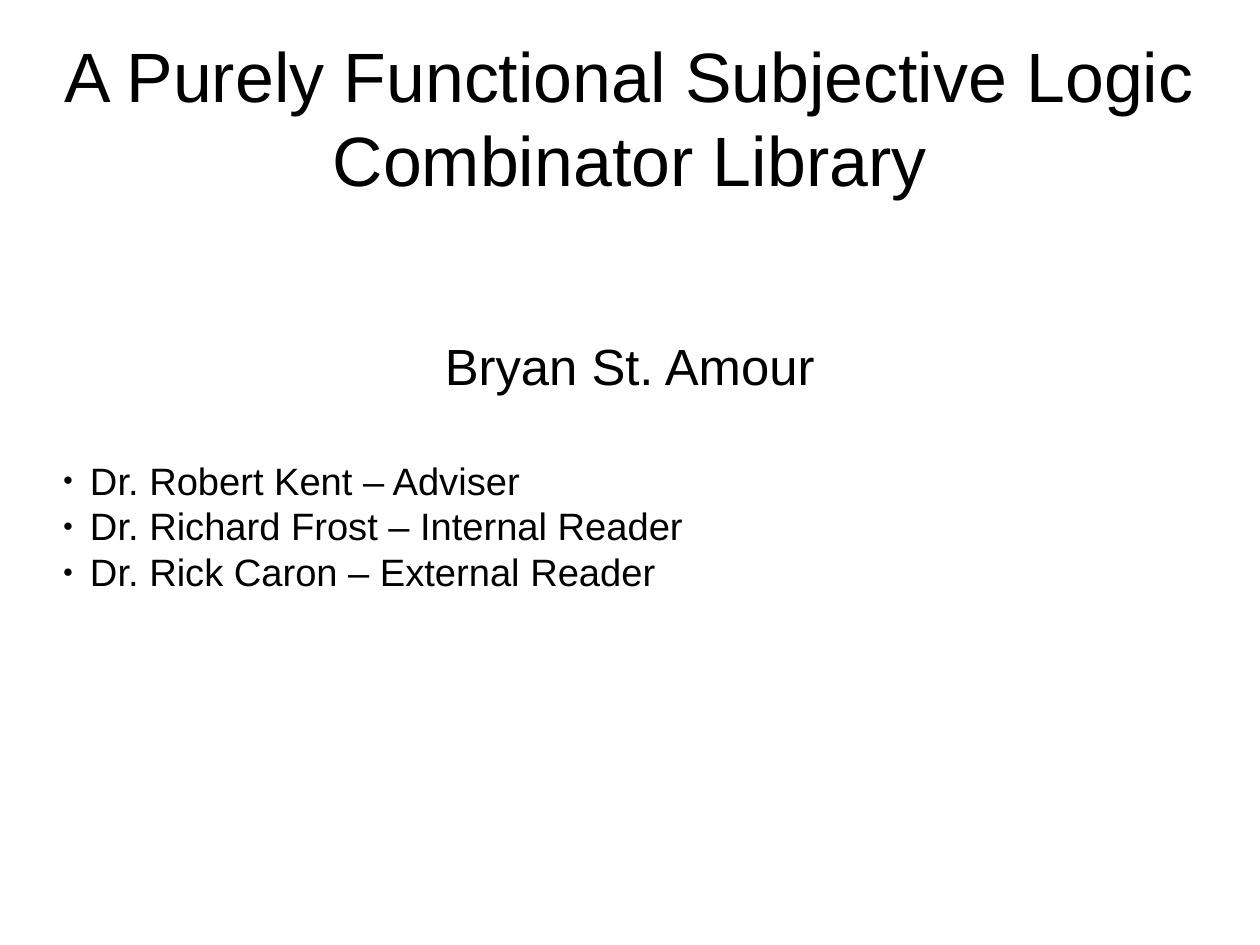
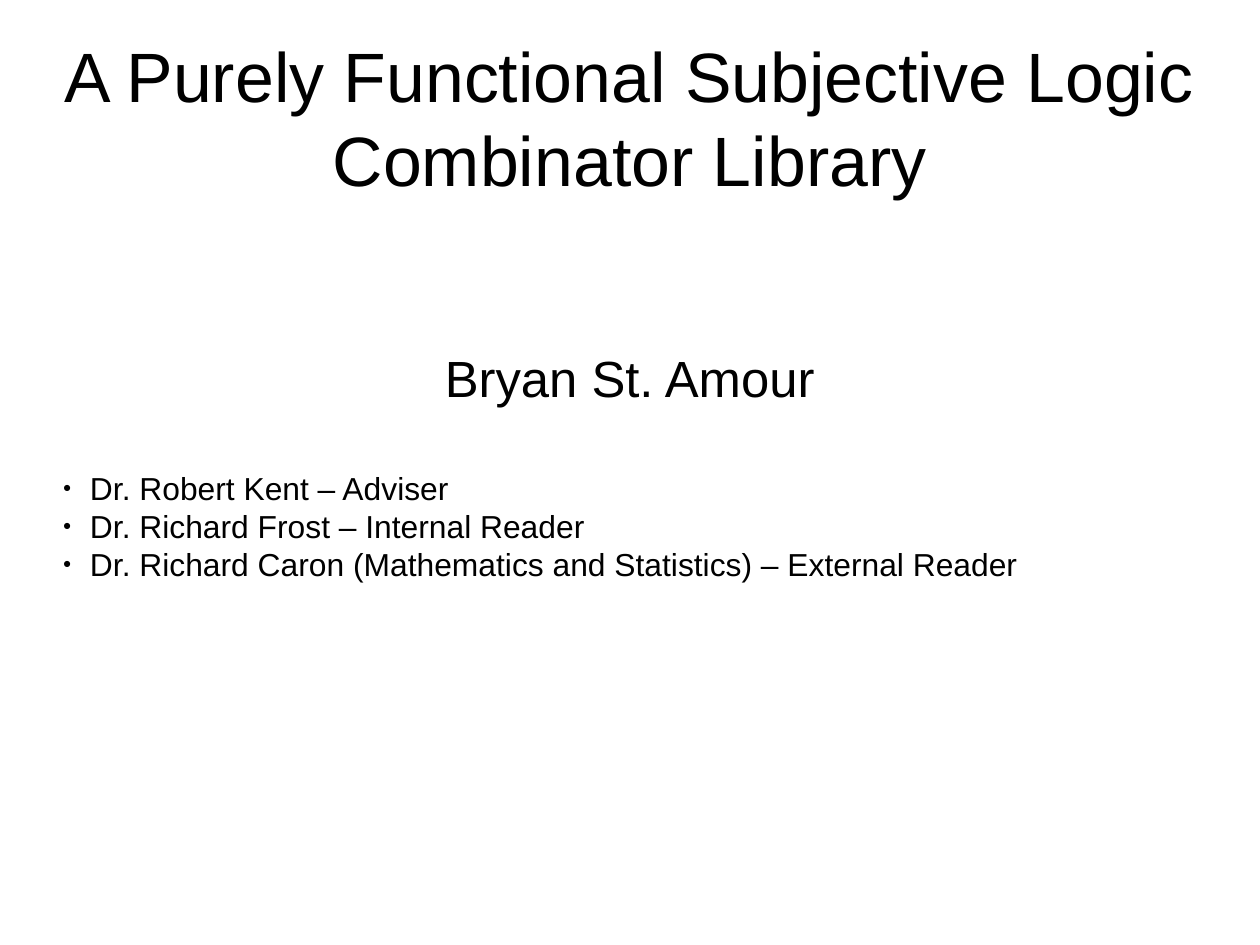
Before and after one commit to bstamour/SLHS, a slide deck: slide 1 of docs/proposal-from-bob.odp. Drawn at 1260x945 pixels with LibreOffice and Linux fonts; fonts in the diff are those of the drawing. Boxes give left, top, right and bottom in pixels: in the first picture for what was removed or moved away, otherwise in the second. Text is boxed around its words. In the diff, an @@ line names an element or a change of style, - is before the commit and + after.

```diff
--- a/docs/proposal-from-bob.odp
+++ b/docs/proposal-from-bob.odp
@@ subtitle at box(90, 477, 584, 539): size 24 to 20 pt in "Dr. Robert Kent – Adviser", "Dr. Richard Frost – Internal Reader" @@
@@ subtitle at box(90, 553, 1017, 582): text changed; size 24 to 20 pt @@
-● Dr. Rick Caron – External Reader
+● Dr. Richard Caron (Mathematics and Statistics) – External Reader
```
Also in this commit, not shown: 8 other slides changed, 3 slides removed, 1 other file.
